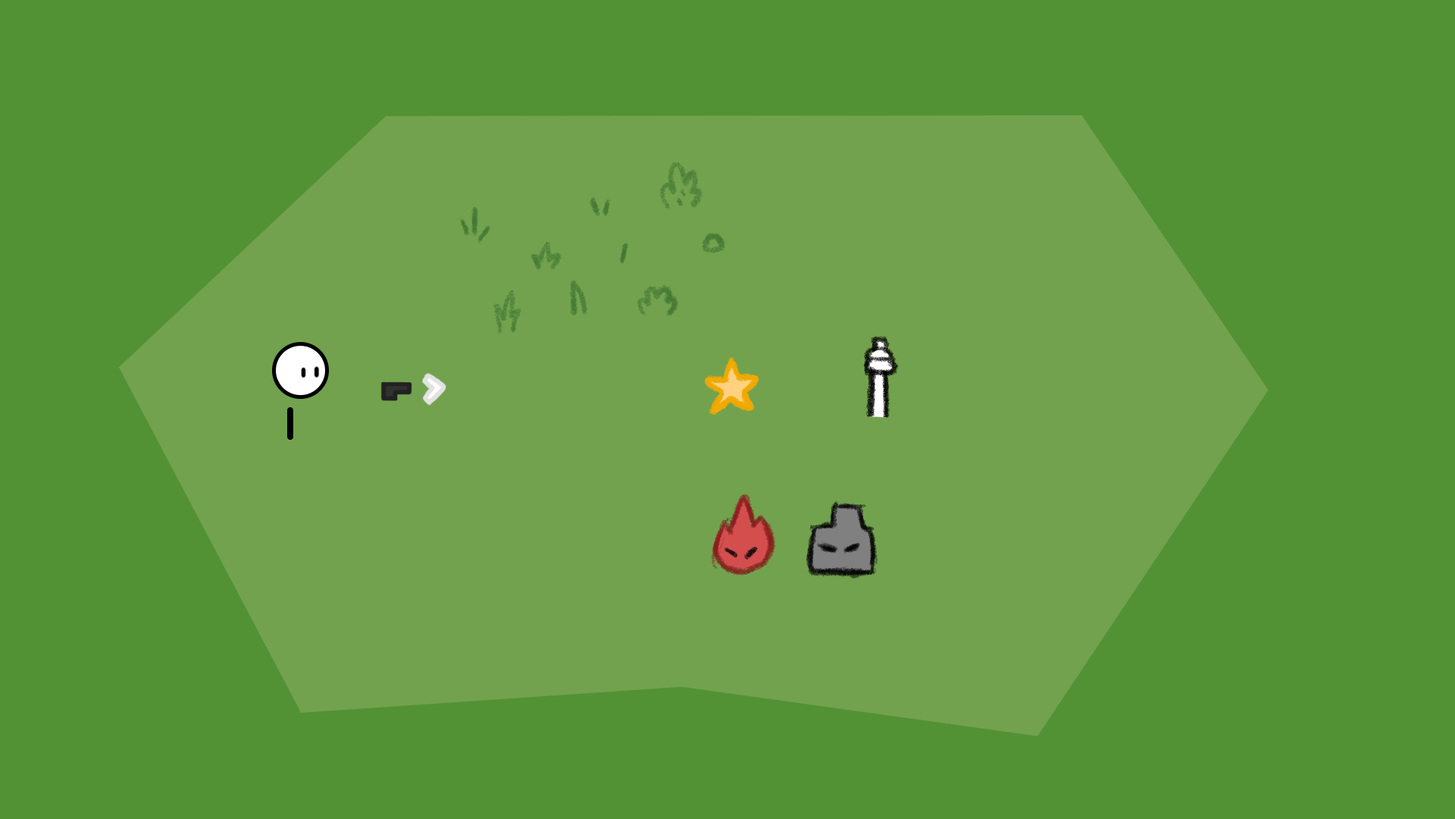
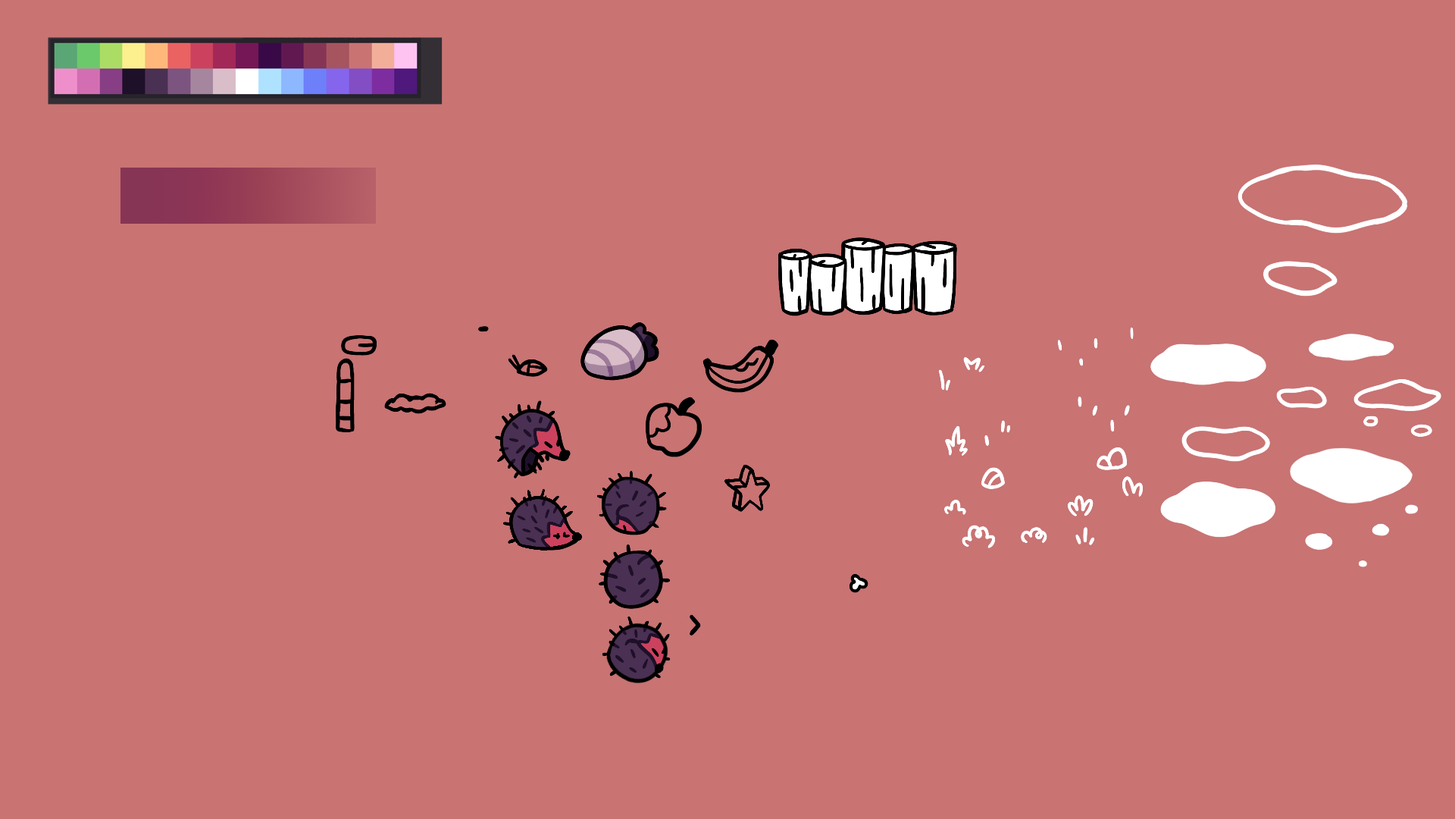
Layers edited between the first and the second w=1455, h=819 image:
added group "floor_decor" with 21 layers above "poller" over [939, 327, 1144, 549]
renamed "playerLeg" to "floor_decor_20", moved it into group "floor_decor", painted on it over [287, 357, 985, 440]
removed group "floorDecoration" (9 layers) over [459, 161, 726, 336]
renamed "Ebene 11" to "Ebene 53", moved it into group "poller3", painted on it over [706, 244, 913, 578]
renamed "floor_1" to "poller4", moved it into group "poller4", painted on it over [459, 206, 958, 316]
renamed "floor_2" to "particle", moved it into group "particle", painted on it over [530, 241, 869, 593]
renamed "Ebene 12" to "Ebene 55", moved it into group "particle", painted on it over [300, 365, 867, 591]
renamed "floor_0" to "arrow", moved it out of group "floorDecoration", painted on it over [493, 288, 702, 636]
renamed "floor_7" to "wormHole", moved it into group "worm", painted on it over [384, 161, 703, 414]
added group "items" with 7 layers above "hedgeHogEyesOpen" over [580, 322, 780, 512]
renamed "floor_4" to "star_line", moved it into group "items", painted on it over [637, 284, 771, 512]
renamed "Ebene 3" to "apple_line", moved it into group "items", painted on it over [273, 343, 702, 458]
renamed "Ebene 7" to "hedgeHogEyesOpen", moved it out of group "star", painted on it, masked it over [556, 360, 759, 540]
removed layer "playerField" over [118, 115, 1269, 737]
added group "hedgehog" with 15 layers above "floor_fillers" over [494, 400, 671, 684]
renamed "flameEnemy" to "hedgeHogColors", moved it into group "hedgehog_between", painted on it over [502, 410, 777, 577]
added group "floor_fillers" with 15 layers above "Ebene 49" over [1150, 163, 1442, 567]
renamed "Ebene 5" to "Ebene 49", moved it out of group "playerHook", painted on it over [0, 0, 1455, 819]
hid "Hintergrund", painted on it over [0, 0, 1455, 819]
…and 91 more changes (70 added, 1 mask, 8 painted, 11 removed, 10 renamed, 10 stack)
